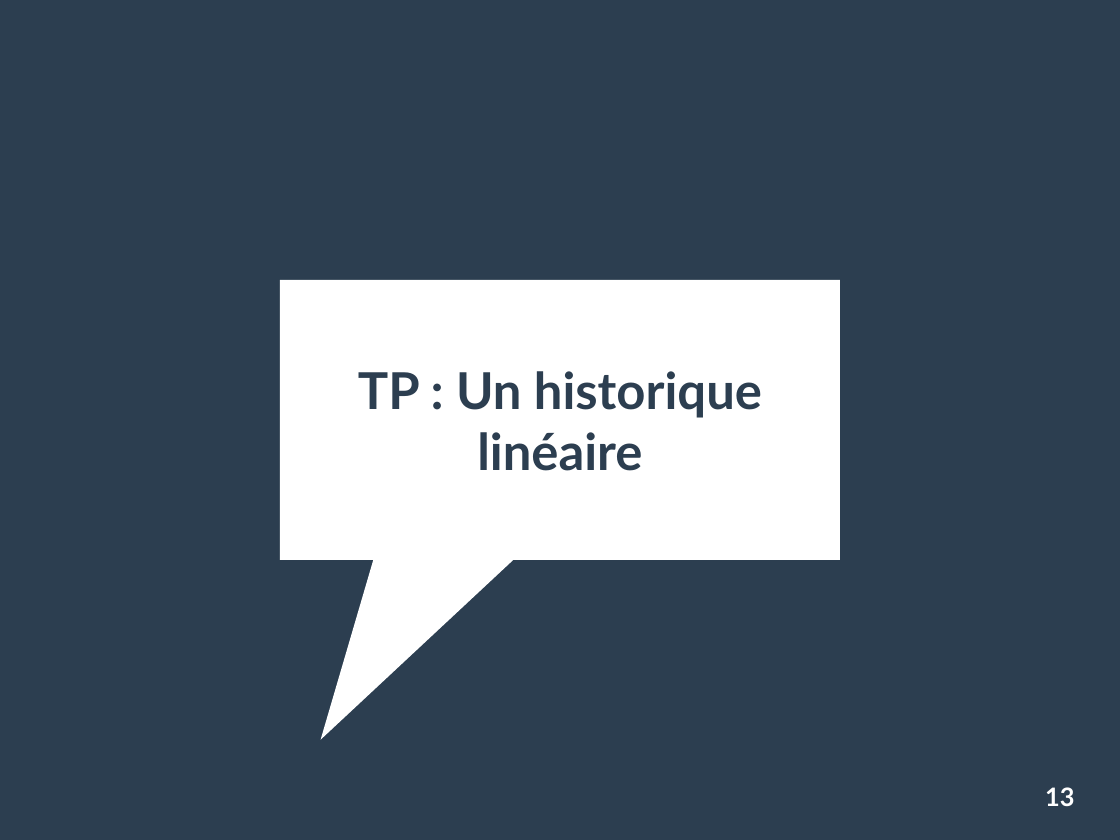
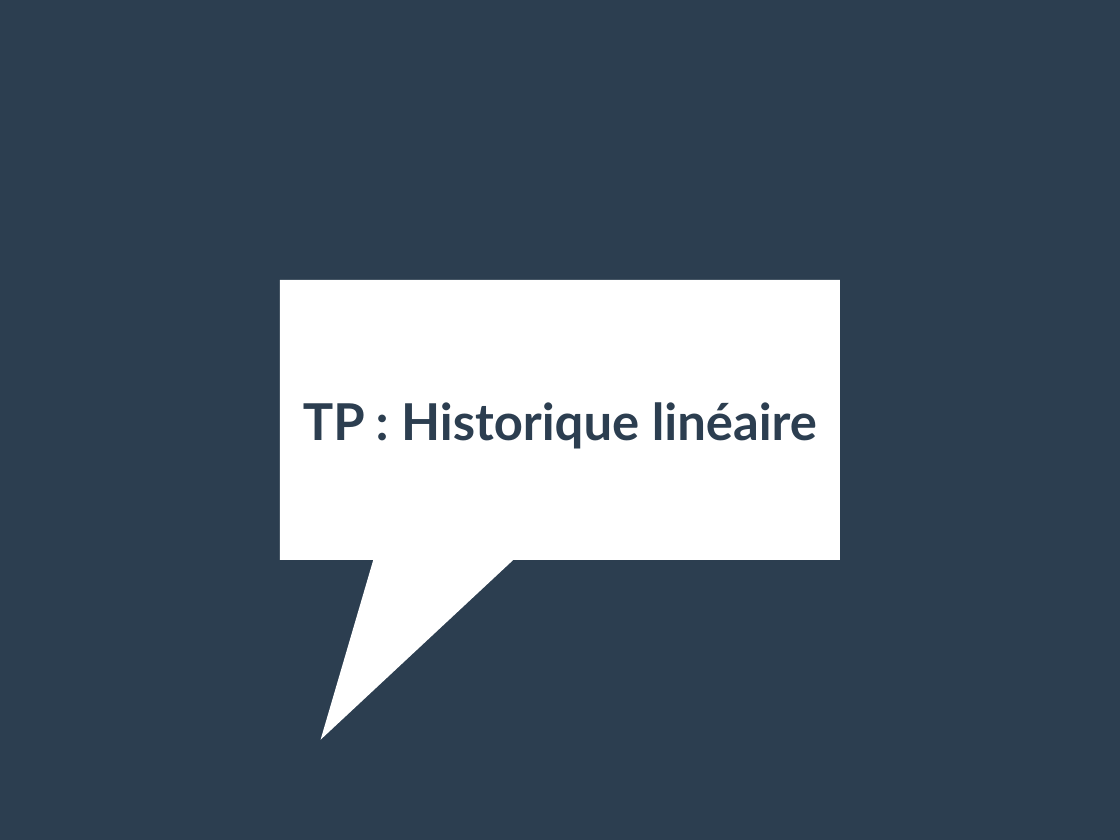
Before and after one commit to pushou/formation-git, a slide deck: slide 13 of 2-Versions.odp. Drawn at 1120x840 pixels with LibreOffice and Linux fonts; fonts in the diff are those of the drawing. Boxes give left, top, right and bottom in pixels: in the first picture for what was removed or moved away, otherwise in the second. Text is boxed around its words. In the diff, an @@ line names an element or a change of style, - is before the commit and + after.

```diff
--- a/2-Versions.odp
+++ b/2-Versions.odp
@@ title at box(303, 402, 817, 449): text changed @@
-TP : Un historique
-linéaire
+TP : Historique linéaire
@@ page number removed at box(1045, 787, 1074, 806) @@
-13
```
Also in this commit, not shown: 2 other slides changed, 13 other files.
